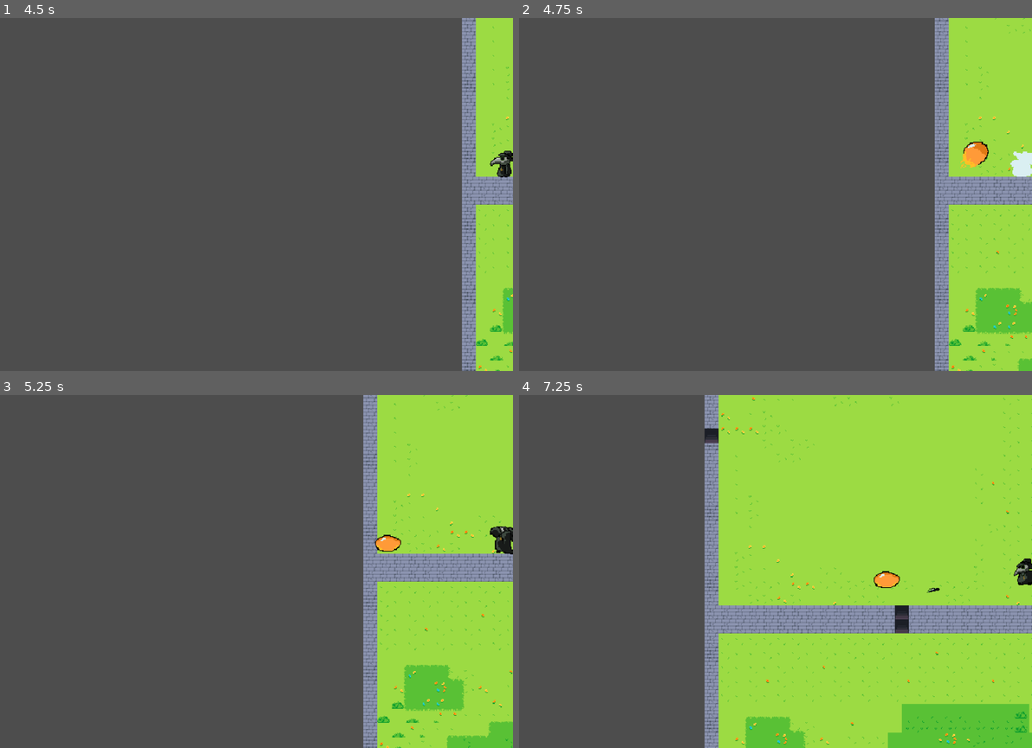
Above: before the commit, frames 1-4 (two rows, left to right).
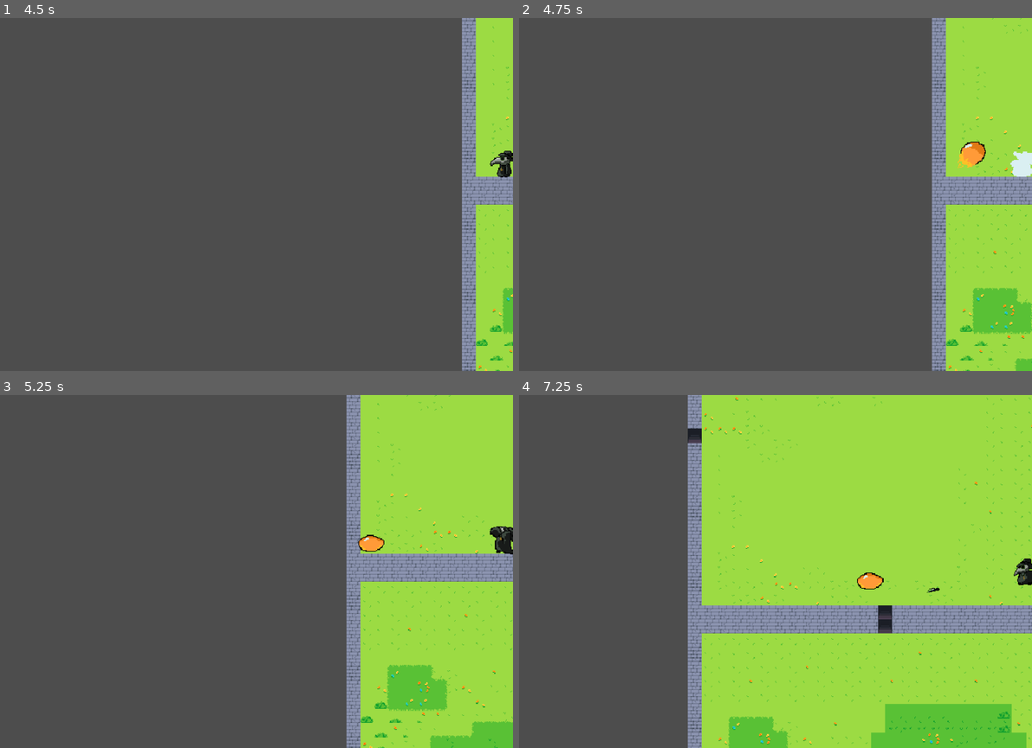
Above: after the commit, the same moments.

Repository: JohnHuber99/Black-Tower
Game: Godot game, scene res://Scenes/main.tscn
Two runs of this game, one before a commit and one after it. Both use one fixed random seed, a clock stepped at 60 frames per second and the inputs below.
Inputs (mouse positions are in pixels of both pictures, inside the frame that each line leads up to):
- Up to frame 1 (4.5 s): move the mouse to (169, 265) at 0.52 s; hold W (up) 0.53-2.03 s; click (169, 265) at 0.6 s; move the mouse to (389, 247) at 1.27 s; tap K (down_camera) at 1.35 s; move the mouse to (10, 141) at 2.02 s; hold J (left_camera) 2.03-2.78 s; hold A (left) 2.03-3.53 s; move the mouse to (230, 194) at 2.77 s; tap L (right_camera) at 2.85 s; move the mouse to (102, 106) at 3.52 s; hold S (down) 3.53-4.28 s; tap Mouse wheel down (scroll_down) at 3.6 s; tap Enter at 4.25 s; move the mouse to (338, 176) at 4.27 s; hold D (right) from 4.28 s (still down); tap Mouse wheel up (scroll_up) at 4.35 s
- Up to frame 2 (4.75 s): keep holding D (right)
- Up to frame 3 (5.25 s): move the mouse to (71, 589) at 5.02 s; release D (right) at 5.03 s; hold W (up) from 5.03 s (still down); hold E (spell) from 5.03 s (still down)
- Up to frame 4 (7.25 s): move the mouse to (780, 493) at 5.77 s; release W (up) at 5.78 s; release E (spell) at 5.78 s; hold D (right) from 5.78 s (still down); tap I (up_camera) at 5.85 s; move the mouse to (688, 642) at 6.52 s; click (688, 642) at 6.6 s

Frame 1 is identical in both runs. In frame 2, 2.8% of the frame differs, in the area x 80-100%, y 0-100%; in frame 3, 8.3%; in frame 4, 10%, in the area x 32-100%, y 0-100%.

Commit message:
Slime bug fixing
fixed spawning slime bug

Diff:
--- a/Scripts/enemy.gd
+++ b/Scripts/enemy.gd
@@ -21,7 +21,7 @@
 var player
 
 func _ready() -> void:
-	enemy_area = get_parent().get_node("RoomArea")
+	enemy_area = get_parent().get_parent().get_node("RoomArea")
 	enemy_area.connect("enemy_activated", _on_enemy_activated)
 	enemy_area.connect("enemy_deactivated", _on_enemy_deactivated)
 
@@ -121,8 +121,9 @@
 	queue_free()
 
 func _on_enemy_activated() -> void:
+	global_position = get_parent().global_position
 	enemyActivation = true
 
 func _on_enemy_deactivated() -> void:
 	enemyActivation = false
-	global_position = enemy_area.get_parent().get_node("EnemyDungeonSpawn").global_position
+	global_position = get_parent().global_position
--- a/Scripts/enemy_dungeon_spawn.gd
+++ b/Scripts/enemy_dungeon_spawn.gd
@@ -5,7 +5,6 @@
 
 func _ready() -> void:
 	var enemy_instance = ENEMY.instantiate()
-	enemy_instance.global_position = position  # Set initial position
-	enemy_instance.visible = true
+	enemy_instance.global_position = global_position  # Set initial position
 	enemy_instance.z_index = 1  # Make sure the enemy is in front
-	get_parent().add_child.call_deferred(enemy_instance)
+	add_child.call_deferred(enemy_instance)
Not shown: 1 places in Rooms/Starting_Room.tscn that only renumber resources
